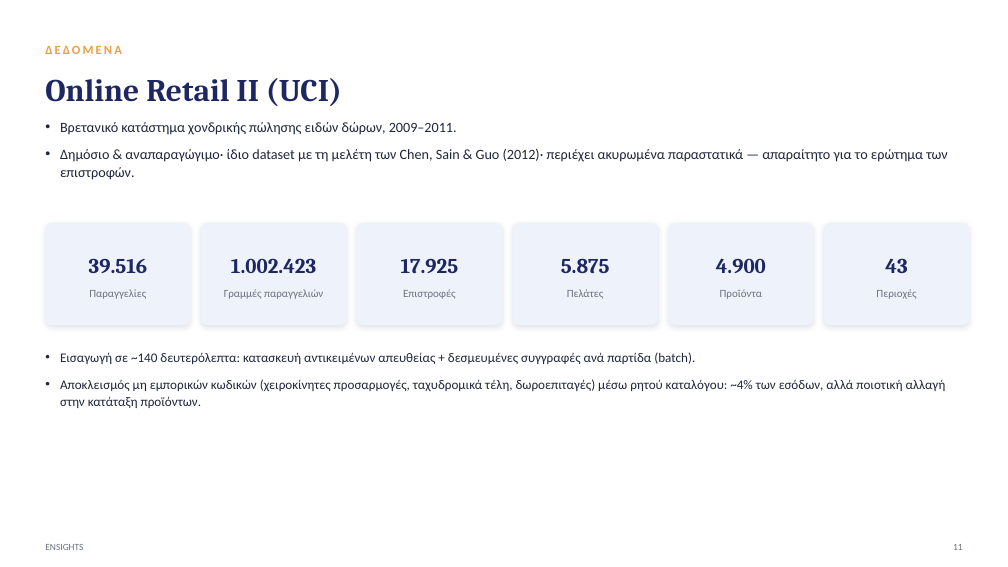
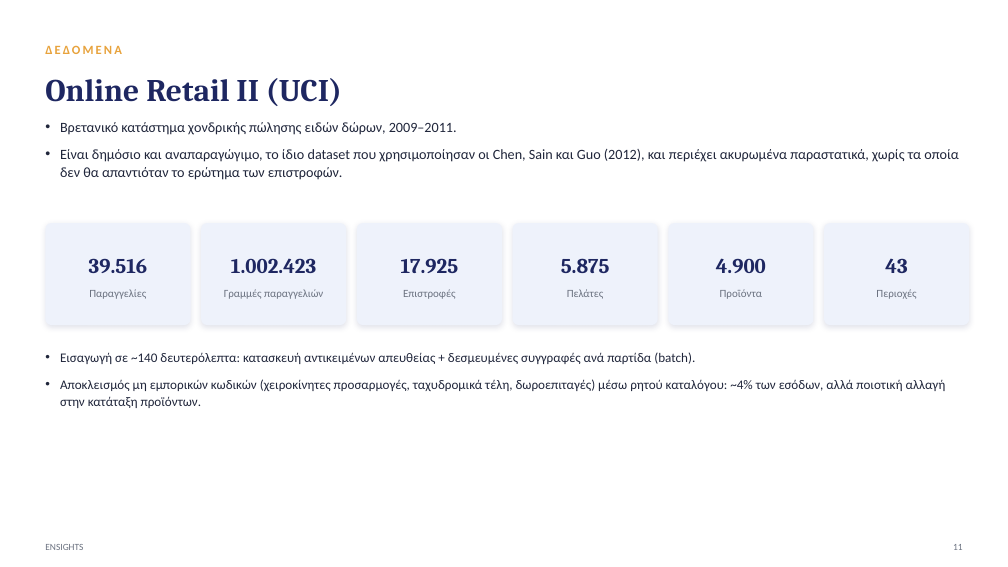
Before and after one commit to xrhstosmour/ensights, a slide deck: slide 12 of ensights-thesis-defense.pptx. Drawn at 1008x567 pixels with LibreOffice and Linux fonts; fonts in the diff are those of the drawing. Boxes give left, top, right and bottom in pixels: in the first picture for what was removed or moved away, otherwise in the second. Text is boxed around its words. In the diff, an @@ line names an element or a change of style, - is before the commit and + after.

```diff
--- a/ensights-thesis-defense.pptx
+++ b/ensights-thesis-defense.pptx
@@ text at (60, 149, 959, 180): text changed @@
-• Δημόσιο & αναπαραγώγιμο· ίδιο dataset με τη μελέτη των Chen, Sain & Guo (2012)· περιέχει ακυρωμένα παραστατικά — απαραίτητο για το ερώτημα των επιστροφών.
+• Είναι δημόσιο και αναπαραγώγιμο, το ίδιο dataset που χρησιμοποίησαν οι Chen, Sain και Guo (2012), και περιέχει ακυρωμένα παραστατικά, χωρίς τα οποία δεν θα απαντιόταν το ερώτημα των επιστροφών.
```
Also in this commit, not shown: 31 other slides changed.
